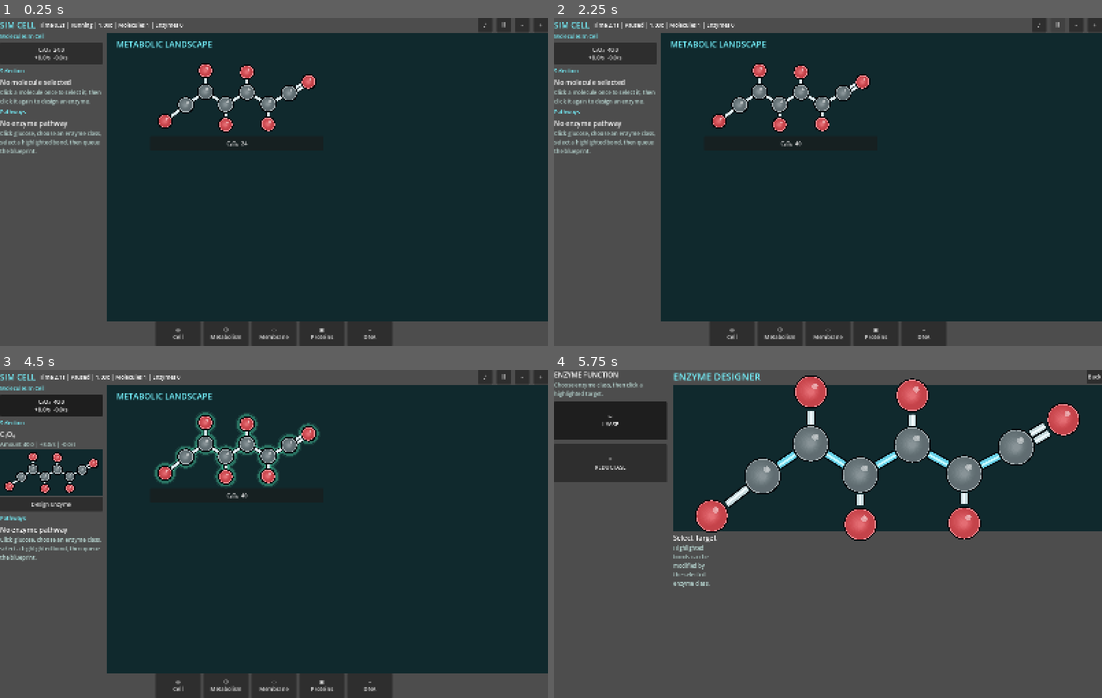
Above: before the commit, frames 1-4 (two rows, left to right).
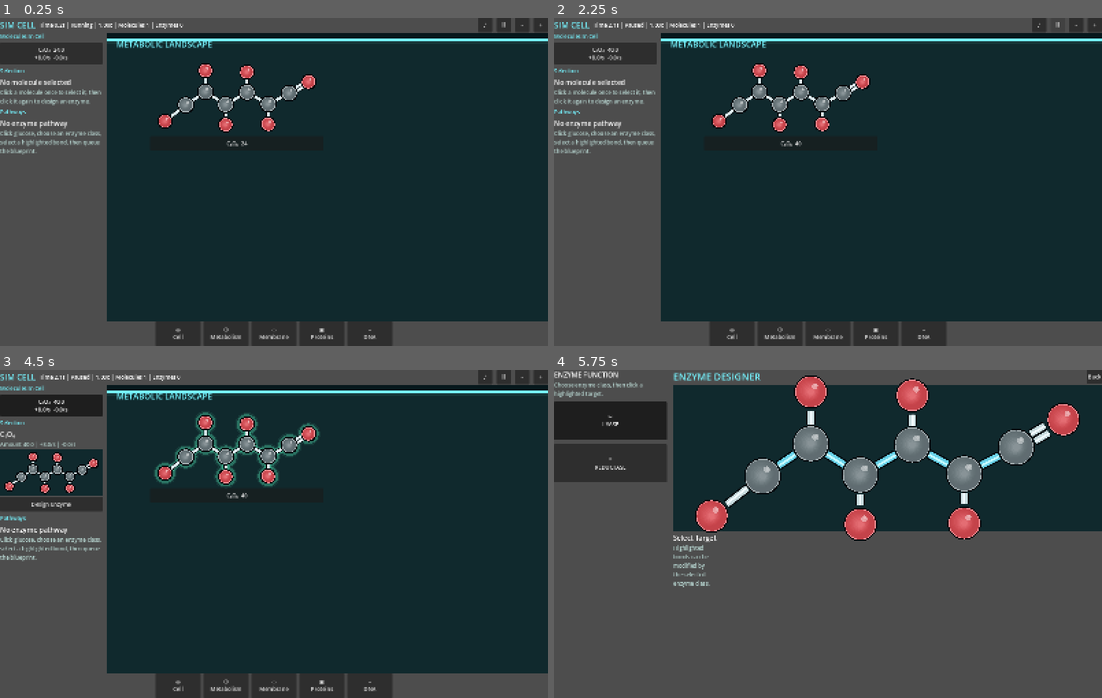
Above: after the commit, the same moments.

Repository: EliasEnglund/SimCell
Game: Godot game, scene res://scenes/main.tscn
Two runs of this game, one before a commit and one after it. Both use one fixed random seed, a clock stepped at 60 frames per second and the inputs below.
Inputs:
- Up to frame 1 (0.25 s): no input
- Up to frame 2 (2.25 s): click "♪" at 0.5 s; click "♫" at 1.25 s; click "Ⅱ" at 2 s
- Up to frame 3 (4.5 s): click "-" at 2.75 s; click "+" at 3.5 s; click "C₆O₆ 40.0 +8.0/s -0.0/s" at 4.25 s
- Up to frame 4 (5.75 s): click "Design Enzyme" at 5 s

The runs differ from the first frame. In frame 1, 0.7% of the frame differs, in the area x 19-100%, y 6-8%; in frame 2, 0.7%; in frame 3, 0.7%; in frame 4, nothing differs.

Commit message:
Add metabolism workspace boundaries

Diff:
--- a/scripts/ui/metabolism_workspace.gd
+++ b/scripts/ui/metabolism_workspace.gd
@@ -5,6 +5,8 @@
 signal empty_requested
 
 const MoleculeCanvasScript := preload("res://scripts/ui/molecule_canvas.gd")
+const WORLD_BOUNDS := Rect2(Vector2(-1500.0, 22.0), Vector2(4200.0, 3200.0))
+const EDGE_VISIBLE_MARGIN := Vector2(96.0, 120.0)
 
 var simulation
 var pan_offset := Vector2.ZERO
@@ -49,6 +51,7 @@
 		pan_offset += event.position - _last_mouse
 		_drag_distance += event.position.distance_to(_last_mouse)
 		_last_mouse = event.position
+		_clamp_pan()
 		_rebuild()
 
 func _zoom_at(factor: float, local_focus: Vector2) -> void:
@@ -58,7 +61,24 @@
 		return
 	var world_focus := (local_focus - pan_offset) / previous_zoom
 	pan_offset = local_focus - world_focus * zoom
+	_clamp_pan()
 	_rebuild()
+
+func _clamp_pan() -> void:
+	if size.x <= 0.0 or size.y <= 0.0:
+		return
+	var min_x := size.x - (WORLD_BOUNDS.position.x + WORLD_BOUNDS.size.x) * zoom - EDGE_VISIBLE_MARGIN.x
+	var max_x := -WORLD_BOUNDS.position.x * zoom + EDGE_VISIBLE_MARGIN.x
+	var min_y := size.y - (WORLD_BOUNDS.position.y + WORLD_BOUNDS.size.y) * zoom - EDGE_VISIBLE_MARGIN.y
+	var max_y := -WORLD_BOUNDS.position.y * zoom + EDGE_VISIBLE_MARGIN.y
+	if min_x > max_x:
+		pan_offset.x = (min_x + max_x) * 0.5
+	else:
+		pan_offset.x = clampf(pan_offset.x, min_x, max_x)
+	if min_y > max_y:
+		pan_offset.y = (min_y + max_y) * 0.5
+	else:
+		pan_offset.y = clampf(pan_offset.y, min_y, max_y)
 
 func rebuild() -> void:
 	_rebuild()
@@ -69,10 +89,17 @@
 	if simulation == null:
 		return
 	var background := ColorRect.new()
-	background.color = Color("10292d")
+	background.color = Color("07181c")
 	background.set_anchors_preset(Control.PRESET_FULL_RECT)
 	background.mouse_filter = Control.MOUSE_FILTER_IGNORE
 	add_child(background)
+	var boundary := BoundaryLayer.new()
+	boundary.world_bounds = WORLD_BOUNDS
+	boundary.pan_offset = pan_offset
+	boundary.zoom = zoom
+	boundary.set_anchors_preset(Control.PRESET_FULL_RECT)
+	boundary.mouse_filter = Control.MOUSE_FILTER_IGNORE
+	add_child(boundary)
 	var title := Label.new()
 	title.text = "METABOLIC LANDSCAPE"
 	title.add_theme_font_size_override("font_size", 24)
@@ -266,3 +293,17 @@
 		var right := to - dir * 18.0 - normal * 9.0
 		draw_colored_polygon(PackedVector2Array([to, left, right]), line_color)
 		draw_string(ThemeDB.fallback_font, from.lerp(to, 0.5) + Vector2(8, -8), label, HORIZONTAL_ALIGNMENT_LEFT, -1, 16, line_color)
+
+class BoundaryLayer:
+	extends Control
+
+	var world_bounds := Rect2()
+	var pan_offset := Vector2.ZERO
+	var zoom := 1.0
+
+	func _draw() -> void:
+		var rect := Rect2(world_bounds.position * zoom + pan_offset, world_bounds.size * zoom)
+		draw_rect(rect, Color("10292d"), true)
+		draw_rect(rect, Color("0d3a42"), false, 5.0)
+		draw_line(rect.position, rect.position + Vector2(rect.size.x, 0.0), Color("76f4ff"), 4.0, true)
+		draw_line(rect.position + Vector2(0.0, 8.0), rect.position + Vector2(rect.size.x, 8.0), Color(0.55, 1.0, 0.9, 0.35), 2.0, true)
